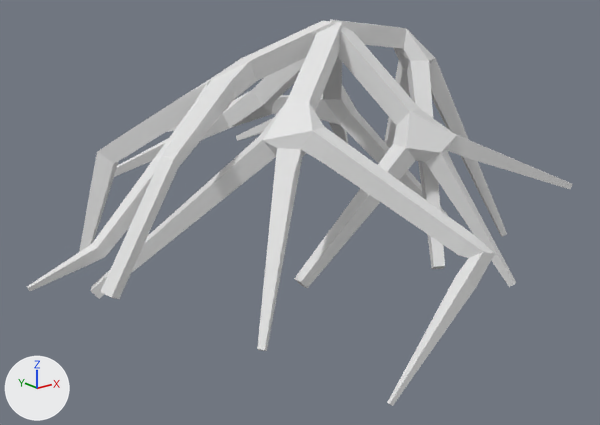
What one commit did to the FBX model Assets/1. Art/3D Assets/Trees Final/Igapó/IG_Tree 16.fbx.
One viewpoint serves both versions: a camera (50 mm lens) standing at (-28.2, -32.7, 10.8) and looking at (-3.0, -1.2, -1.8). Lighting does not change. The marker at lower left points along +X, +Y and +Z. Where no turn or scale is listed for an object, it has been applied to the vertices.

The first picture shows 'IG_Tree 16'.
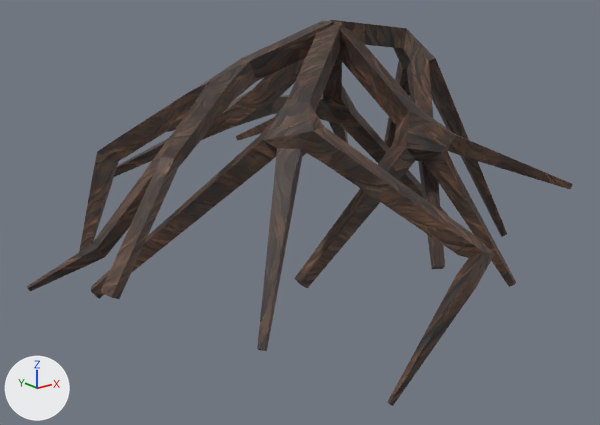
Changed parts and their boxes (x1, y1, x2, y2) in the pictures (600 x 425 px):
'IG_Tree 16', surface changed
    both: (27, 20, 573, 406)

What the commit changed:
Picture 'madeira_1.png' (img_madeira_1_png) is new.
In material 'Material.009' (mat_material_009), base_color is no longer (0.8, 0.8, 0.8), white #e7e7e7.
In material 'Material.009' (mat_material_009), texture is now set to img_madeira_1_png.
